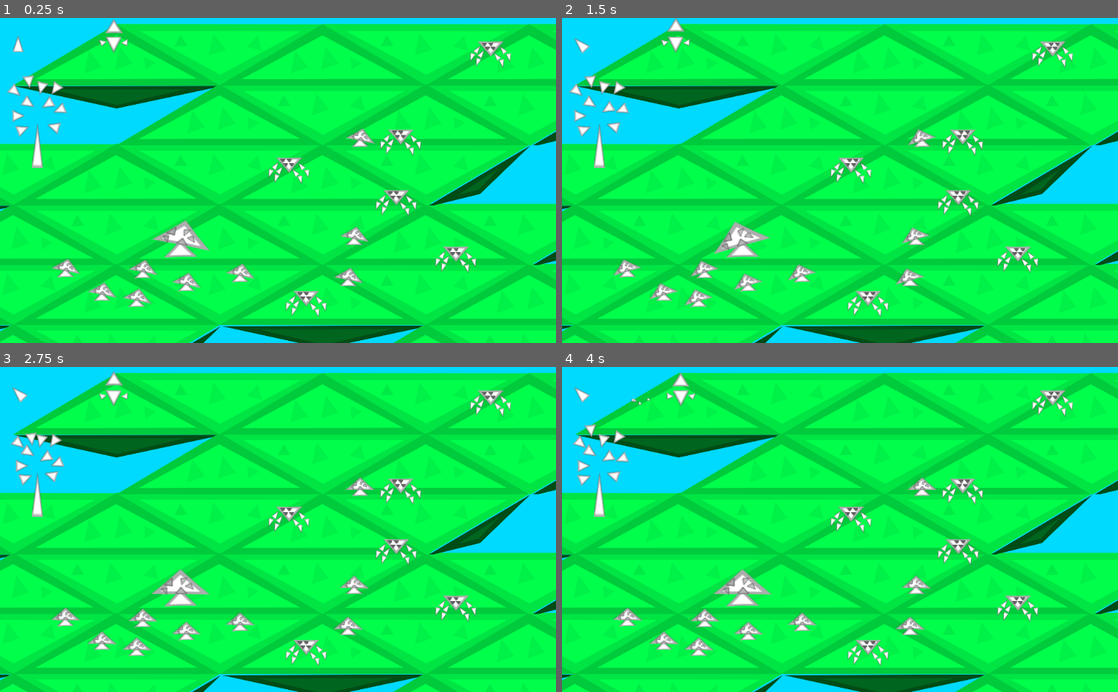
Above: before the commit, frames 1-4 (two rows, left to right).
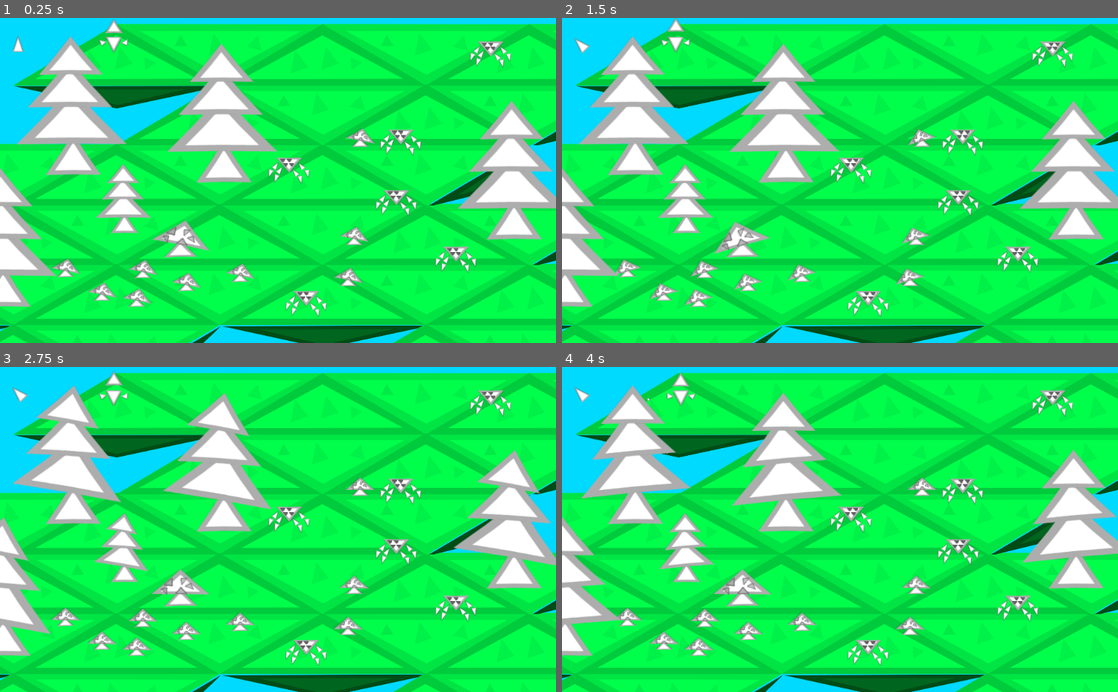
Above: after the commit, the same moments.

Repository: Mequam/Sound_Mess
Game: Godot game, scene res://test_2d_space.tscn
Two runs of this game, one before a commit and one after it. Both use one fixed random seed, a clock stepped at 60 frames per second and the inputs below.
Inputs (mouse positions are in pixels of both pictures, inside the frame that each line leads up to):
- Up to frame 1 (0.25 s): no input
- Up to frame 2 (1.5 s): move the mouse to (962, 164) at 0.52 s; tap 1 (NOTE_0) at 0.6 s; tap Space at 0.77 s; move the mouse to (728, 196) at 1.27 s; tap 2 (NOTE_1) at 1.35 s
- Up to frame 3 (2.75 s): tap Space at 1.52 s; move the mouse to (333, 458) at 2.02 s; tap 3 (NOTE_2) at 2.1 s
- Up to frame 4 (4 s): move the mouse to (812, 594) at 2.77 s; tap 5 (NOTE_4) at 2.85 s; tap Space at 3.02, 3.77 s; move the mouse to (1006, 578) at 3.52 s; tap 6 (NOTE_5) at 3.6 s

The runs differ from the first frame. In frame 1, 15% of the frame differs, in the area x 0-100%, y 5-89%; in frame 2, 15%; in frame 3, 15%; in frame 4, 15%.

Commit message:
added pine trees as singing trees

Diff:
--- /dev/null
+++ b/PineTree.tscn
@@ -0,0 +1,236 @@
+[gd_scene load_steps=6 format=2]
+
+[ext_resource path="res://triangles/even_triangle.png" type="Texture" id=1]
+
+[sub_resource type="Animation" id=2]
+resource_name = "Beat_1"
+length = 0.1
+tracks/0/type = "value"
+tracks/0/path = NodePath("Node2D/top__leaf:rotation_degrees")
+tracks/0/interp = 1
+tracks/0/loop_wrap = true
+tracks/0/imported = false
+tracks/0/enabled = true
+tracks/0/keys = {
+"times": PoolRealArray( 0 ),
+"transitions": PoolRealArray( 1 ),
+"update": 0,
+"values": [ -180.0 ]
+}
+tracks/1/type = "value"
+tracks/1/path = NodePath("Node2D/middle_leaf:rotation_degrees")
+tracks/1/interp = 1
+tracks/1/loop_wrap = true
+tracks/1/imported = false
+tracks/1/enabled = true
+tracks/1/keys = {
+"times": PoolRealArray( 0 ),
+"transitions": PoolRealArray( 1 ),
+"update": 0,
+"values": [ -180.0 ]
+}
+tracks/2/type = "value"
+tracks/2/path = NodePath("Node2D/bottom_leaf:rotation_degrees")
+tracks/2/interp = 1
+tracks/2/loop_wrap = true
+tracks/2/imported = false
+tracks/2/enabled = true
+tracks/2/keys = {
+"times": PoolRealArray( 0 ),
+"transitions": PoolRealArray( 1 ),
+"update": 0,
+"values": [ -187.224 ]
+}
+
+[sub_resource type="Animation" id=1]
+resource_name = "Idle"
+length = 2.8
+loop = true
+tracks/0/type = "value"
+tracks/0/path = NodePath("Node2D/middle_leaf:position")
+tracks/0/interp = 1
+tracks/0/loop_wrap = true
+tracks/0/imported = false
+tracks/0/enabled = true
+tracks/0/keys = {
+"times": PoolRealArray( 0 ),
+"transitions": PoolRealArray( 1 ),
+"update": 1,
+"values": [ Vector2( -24.2088, -60.3101 ) ]
+}
+tracks/1/type = "value"
+tracks/1/path = NodePath("Node2D/bottom_leaf:position")
+tracks/1/interp = 1
+tracks/1/loop_wrap = true
+tracks/1/imported = false
+tracks/1/enabled = true
+tracks/1/keys = {
+"times": PoolRealArray( 0 ),
+"transitions": PoolRealArray( 1 ),
+"update": 1,
+"values": [ Vector2( -18.2203, 57.2712 ) ]
+}
+tracks/2/type = "value"
+tracks/2/path = NodePath("Node2D/top__leaf:position")
+tracks/2/interp = 1
+tracks/2/loop_wrap = true
+tracks/2/imported = false
+tracks/2/enabled = true
+tracks/2/keys = {
+"times": PoolRealArray( 0 ),
+"transitions": PoolRealArray( 1 ),
+"update": 1,
+"values": [ Vector2( -20.784, -164.595 ) ]
+}
+tracks/3/type = "value"
+tracks/3/path = NodePath("Node2D/top__leaf:rotation_degrees")
+tracks/3/interp = 1
+tracks/3/loop_wrap = true
+tracks/3/imported = false
+tracks/3/enabled = true
+tracks/3/keys = {
+"times": PoolRealArray( 0.1, 0.4, 1, 2.1 ),
+"transitions": PoolRealArray( 1, 1, 1, 1 ),
+"update": 1,
+"values": [ -180.0, -185.04, -180.0, -169.532 ]
+}
+tracks/4/type = "value"
+tracks/4/path = NodePath("Node2D/bottom_leaf:rotation_degrees")
+tracks/4/interp = 1
+tracks/4/loop_wrap = true
+tracks/4/imported = false
+tracks/4/enabled = true
+tracks/4/keys = {
+"times": PoolRealArray( 0, 0.5, 1.2, 1.9 ),
+"transitions": PoolRealArray( 1, 1, 1, 1 ),
+"update": 1,
+"values": [ -180.0, -185.135, -180.0, -170.014 ]
+}
+tracks/5/type = "value"
+tracks/5/path = NodePath("Node2D/middle_leaf:rotation_degrees")
+tracks/5/interp = 1
+tracks/5/loop_wrap = true
+tracks/5/imported = false
+tracks/5/enabled = true
+tracks/5/keys = {
+"times": PoolRealArray( 0.2, 0.6, 1.3, 2.2 ),
+"transitions": PoolRealArray( 1, 1, 1, 1 ),
+"update": 1,
+"values": [ -180.0, -184.927, -180.0, -176.051 ]
+}
+
+[sub_resource type="Animation" id=3]
+resource_name = "Singing_Hard"
+length = 0.3
+loop = true
+tracks/0/type = "value"
+tracks/0/path = NodePath("Node2D/bottom_leaf:rotation_degrees")
+tracks/0/interp = 1
+tracks/0/loop_wrap = true
+tracks/0/imported = false
+tracks/0/enabled = true
+tracks/0/keys = {
+"times": PoolRealArray( 0, 0.1 ),
+"transitions": PoolRealArray( 1, 1 ),
+"update": 1,
+"values": [ -194.428, -180.0 ]
+}
+tracks/1/type = "value"
+tracks/1/path = NodePath("Node2D/middle_leaf:rotation_degrees")
+tracks/1/interp = 1
+tracks/1/loop_wrap = true
+tracks/1/imported = false
+tracks/1/enabled = true
+tracks/1/keys = {
+"times": PoolRealArray( 0, 0.1 ),
+"transitions": PoolRealArray( 1, 1 ),
+"update": 1,
+"values": [ -189.692, -180.0 ]
+}
+tracks/2/type = "value"
+tracks/2/path = NodePath("Node2D/top__leaf:rotation_degrees")
+tracks/2/interp = 1
+tracks/2/loop_wrap = true
+tracks/2/imported = false
+tracks/2/enabled = true
+tracks/2/keys = {
+"times": PoolRealArray( 0, 0.1 ),
+"transitions": PoolRealArray( 1, 1 ),
+"update": 1,
+"values": [ -189.336, -180.0 ]
+}
+
+[sub_resource type="Animation" id=4]
+resource_name = "Singing_Soft"
+length = 1.5
+loop = true
+tracks/0/type = "value"
+tracks/0/path = NodePath("Node2D/bottom_leaf:rotation_degrees")
+tracks/0/interp = 1
+tracks/0/loop_wrap = true
+tracks/0/imported = false
+tracks/0/enabled = true
+tracks/0/keys = {
+"times": PoolRealArray( 0, 0.5 ),
+"transitions": PoolRealArray( 1, 1 ),
+"update": 1,
+"values": [ -189.1, -180.0 ]
+}
+tracks/1/type = "value"
+tracks/1/path = NodePath("Node2D/middle_leaf:rotation_degrees")
+tracks/1/interp = 1
+tracks/1/loop_wrap = true
+tracks/1/imported = false
+tracks/1/enabled = true
+tracks/1/keys = {
+"times": PoolRealArray( 0.5, 1 ),
+"transitions": PoolRealArray( 1, 1 ),
+"update": 1,
+"values": [ -193.785, -180.0 ]
+}
+tracks/2/type = "value"
+tracks/2/path = NodePath("Node2D/top__leaf:rotation_degrees")
+tracks/2/interp = 1
+tracks/2/loop_wrap = true
+tracks/2/imported = false
+tracks/2/enabled = true
+tracks/2/keys = {
+"times": PoolRealArray( 1, 1.5 ),
+"transitions": PoolRealArray( 1, 1 ),
+"update": 1,
+"values": [ -189.849, -180.0 ]
+}
+
+[node name="TreeSprite" type="Node2D"]
+
+[node name="trunc" type="Sprite" parent="."]
+position = Vector2( -11.7453, 199.67 )
+rotation = -3.14159
+scale = Vector2( 0.402185, 0.351983 )
+texture = ExtResource( 1 )
+
+[node name="Node2D" type="Node2D" parent="."]
+
+[node name="bottom_leaf" type="Sprite" parent="Node2D"]
+position = Vector2( -18.2203, 57.2712 )
+rotation = -3.39341
+scale = Vector2( 0.805717, 0.486178 )
+texture = ExtResource( 1 )
+
+[node name="middle_leaf" type="Sprite" parent="Node2D"]
+position = Vector2( -24.2088, -60.3101 )
+rotation = -3.31074
+scale = Vector2( 0.615954, 0.399479 )
+texture = ExtResource( 1 )
+
+[node name="top__leaf" type="Sprite" parent="Node2D"]
+position = Vector2( -20.784, -164.595 )
+rotation = -3.30453
+scale = Vector2( 0.465075, 0.322754 )
+texture = ExtResource( 1 )
+
+[node name="AnimationPlayer" type="AnimationPlayer" parent="."]
+anims/Beat_1 = SubResource( 2 )
+anims/Idle = SubResource( 1 )
+anims/Singing_Hard = SubResource( 3 )
+anims/Singing_Soft = SubResource( 4 )
--- /dev/null
+++ b/PineTreeBody.tscn
@@ -0,0 +1,21 @@
+[gd_scene load_steps=5 format=2]
+
+[ext_resource path="res://NotePlayer.tscn" type="PackedScene" id=1]
+[ext_resource path="res://SingingTree.gd" type="Script" id=2]
+[ext_resource path="res://PineTree.tscn" type="PackedScene" id=3]
+
+[sub_resource type="RectangleShape2D" id=1]
+extents = Vector2( 48, 24 )
+
+[node name="PineTree" type="StaticBody2D"]
+script = ExtResource( 2 )
+
+[node name="TreeSprite" parent="." instance=ExtResource( 3 )]
+position = Vector2( 8, -40 )
+scale = Vector2( 0.5, 0.5 )
+
+[node name="NotePlayer" parent="." instance=ExtResource( 1 )]
+
+[node name="CollisionShape2D" type="CollisionShape2D" parent="."]
+position = Vector2( 0, 72 )
+shape = SubResource( 1 )
--- a/test_2d_space.tscn
+++ b/test_2d_space.tscn
@@ -2,7 +2,7 @@
 
 [ext_resource path="res://MushRoom.tscn" type="PackedScene" id=1]
 [ext_resource path="res://test_2d_space.gd" type="Script" id=2]
-[ext_resource path="res://SingingTree.tscn" type="PackedScene" id=3]
+[ext_resource path="res://PineTreeBody.tscn" type="PackedScene" id=3]
 [ext_resource path="res://Met.tscn" type="PackedScene" id=4]
 [ext_resource path="res://player.tscn" type="PackedScene" id=5]
 [ext_resource path="res://testTiles.tscn" type="PackedScene" id=6]
@@ -57,9 +57,6 @@
 [node name="player" parent="." instance=ExtResource( 5 )]
 position = Vector2( 93.4288, 75.9765 )
 
-[node name="SingingTree" parent="." instance=ExtResource( 3 )]
-position = Vector2( -45.2251, 263.062 )
-
 [node name="Met" parent="." instance=ExtResource( 4 )]
 position = Vector2( -80.4357, 95.5415 )
 
@@ -83,3 +80,19 @@
 
 [node name="Spider_Enemy7" parent="." instance=ExtResource( 7 )]
 position = Vector2( 448.359, 565.166 )
+
+[node name="SingingTree" parent="." instance=ExtResource( 3 )]
+position = Vector2( 19.0452, 239.426 )
+
+[node name="SingingTree2" parent="." instance=ExtResource( 3 )]
+position = Vector2( 296.561, 253.03 )
+
+[node name="SingingTree3" parent="." instance=ExtResource( 3 )]
+position = Vector2( -110.19, 482.933 )
+
+[node name="SingingTree4" parent="." instance=ExtResource( 3 )]
+position = Vector2( 831.082, 358.411 )
+
+[node name="SingingTree5" parent="." instance=ExtResource( 3 )]
+position = Vector2( 114.271, 395.869 )
+scale = Vector2( 0.5, 0.5 )
